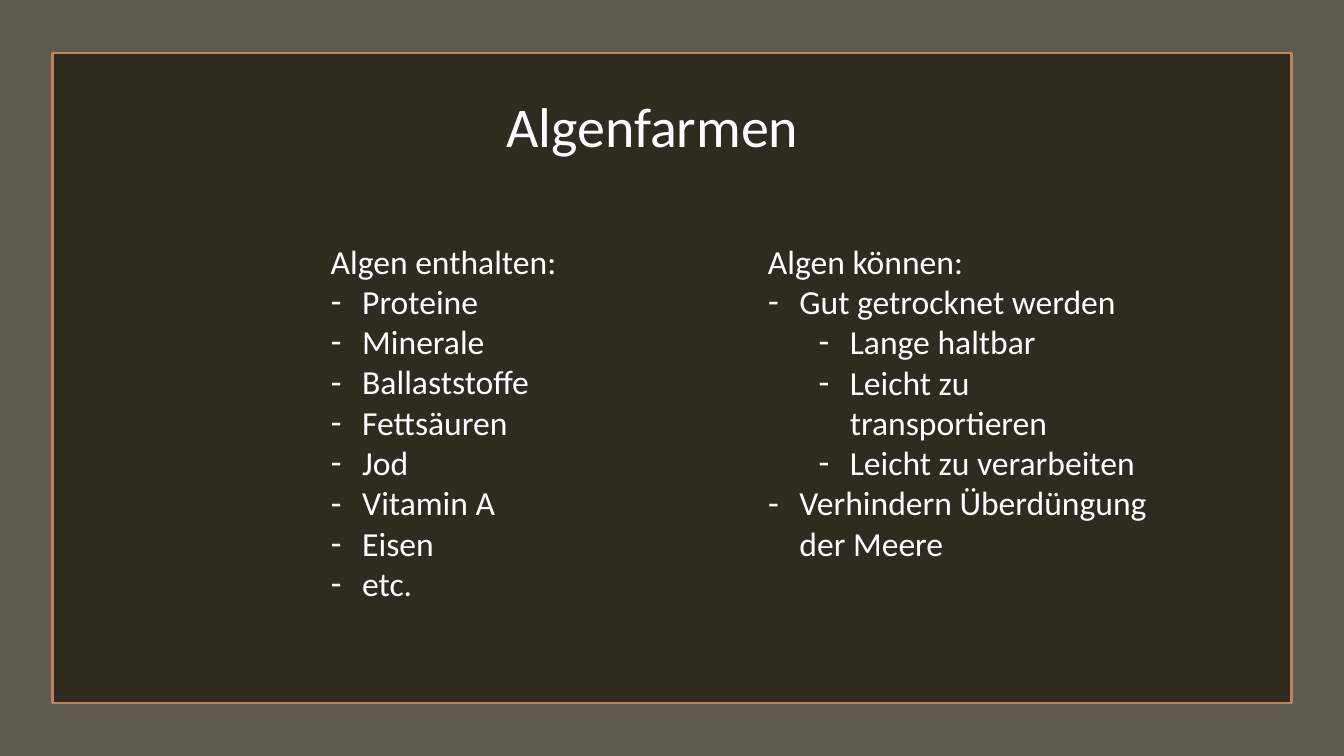
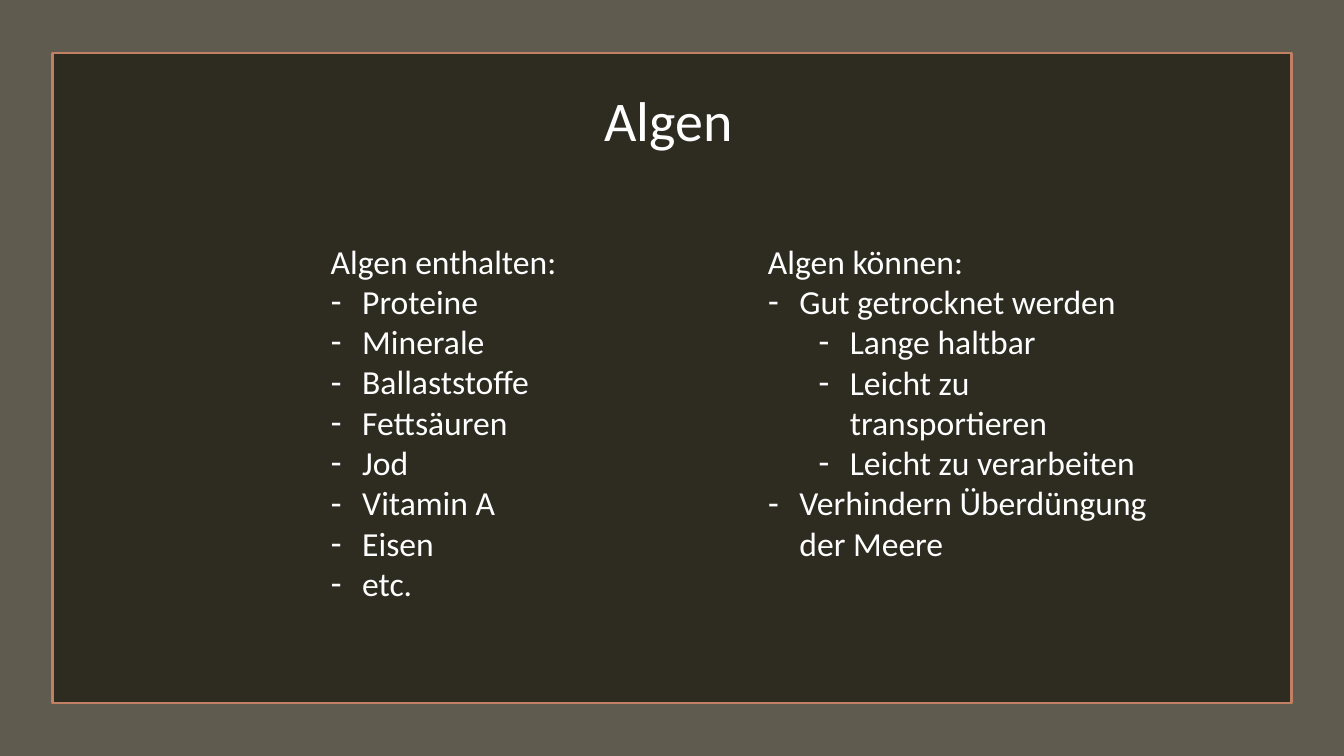
Before and after one commit to plastikpamaro/MKon, a slide deck: slide 10 of Meilenstein1/Firmenpräsentation.pptx (slide 8 before the commit). Drawn at 1344x756 pixels with LibreOffice and Linux fonts; fonts in the diff are those of the drawing. Boxes give left, top, right and bottom in pixels: in the first picture for what was removed or moved away, otherwise in the second. Text is boxed around its words. In the diff, an @@ line names an element or a change of style, - is before the commit and + after.

```diff
--- a/Meilenstein1/Firmenpräsentation.pptx
+++ b/Meilenstein1/Firmenpräsentation.pptx
@@ text at (604,102,732,151): text changed @@
-Algenfarmen
+Algen
```
Also in this commit, not shown: 2 other slides changed, 3 slides added, 1 other file.
